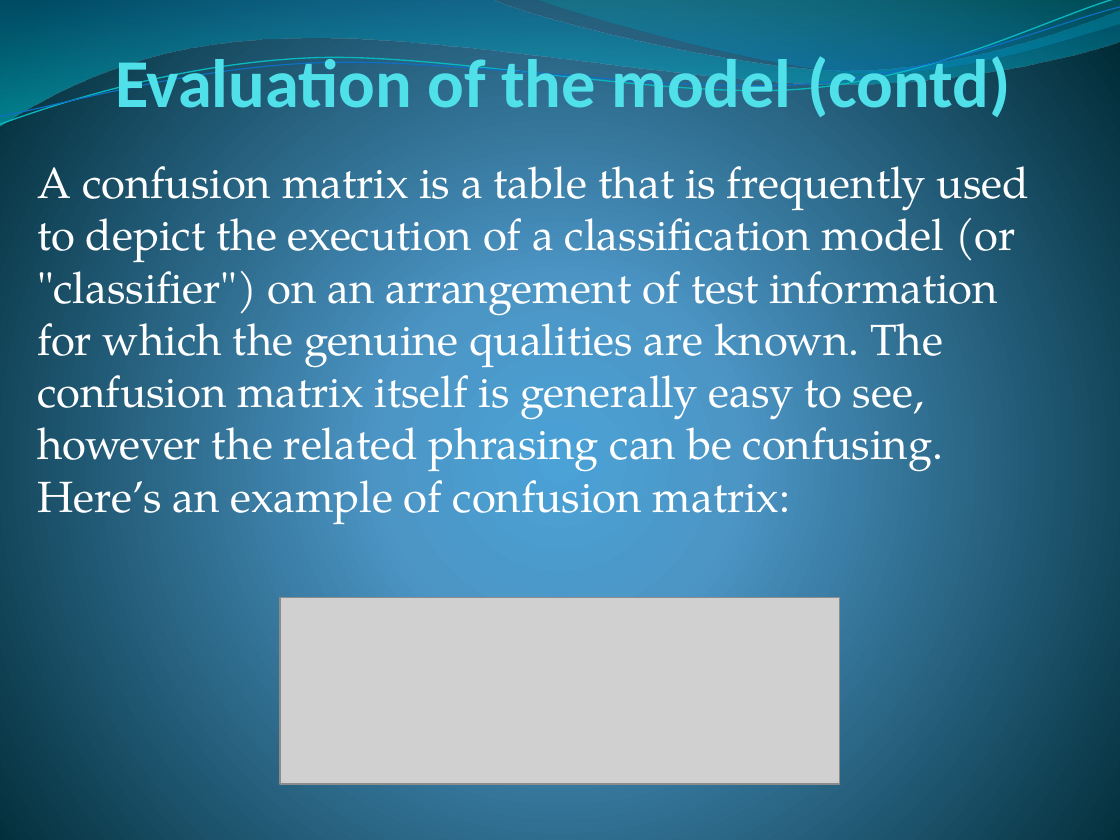
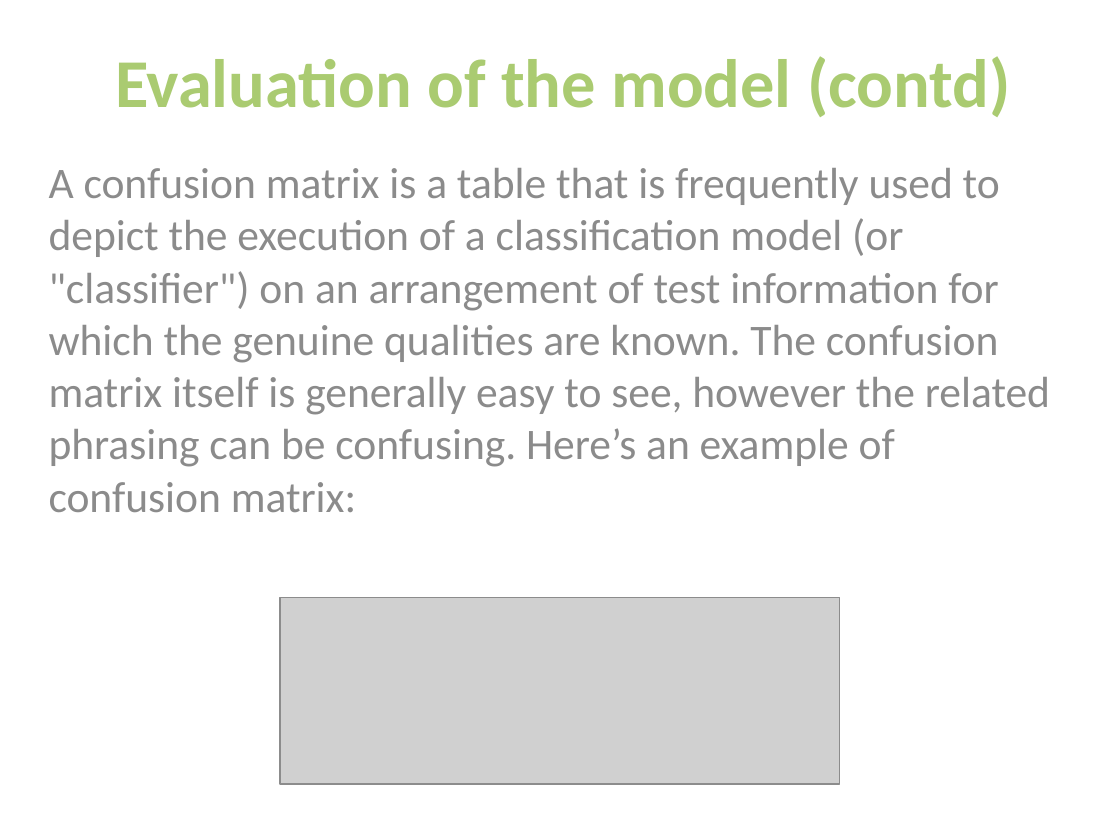
Before and after one commit to a1pandey/DS670-Capstone, a slide deck: slide 19 of Capstone_Assignment_6_Proposal.pptx. Drawn at 1120x840 pixels with LibreOffice and Linux fonts; fonts in the diff are those of the drawing; grey boxes stand for pictures. Boxes give left, top, right and bottom in pixels: in the first picture for what was removed or moved away, otherwise in the second. Text is boxed around its words. In the diff, an @@ line names an element or a change of style, - is before the commit and + after.

```diff
--- a/Capstone_Assignment_6_Proposal.pptx
+++ b/Capstone_Assignment_6_Proposal.pptx
@@ background gradient #4AA0D6 to #4C98C7 to #002C38 to #FFFFFF @@
@@ freeform shape removed at (x1=0, y1=0, x2=1120, y2=127) @@
@@ freeform shape removed at (x1=0, y1=0, x2=1120, y2=131) @@
@@ freeform shape removed at (x1=0, y1=7, x2=1120, y2=125) @@
@@ text "Evaluation of the model (contd)" at (x1=115, y1=56, x2=1010, y2=117): text colour #51E0EA to #ABCB72 @@
@@ freeform shape removed at (x1=536, y1=0, x2=1120, y2=77) @@
@@ subtitle "A confusion matrix is a ..." at (x1=49, y1=168, x2=1050, y2=512): font TeX Gyre Pagella to Calibri, text colour #FFFFFF to #8C8C8C @@
```
Also in this commit, not shown: 20 other slides changed.
